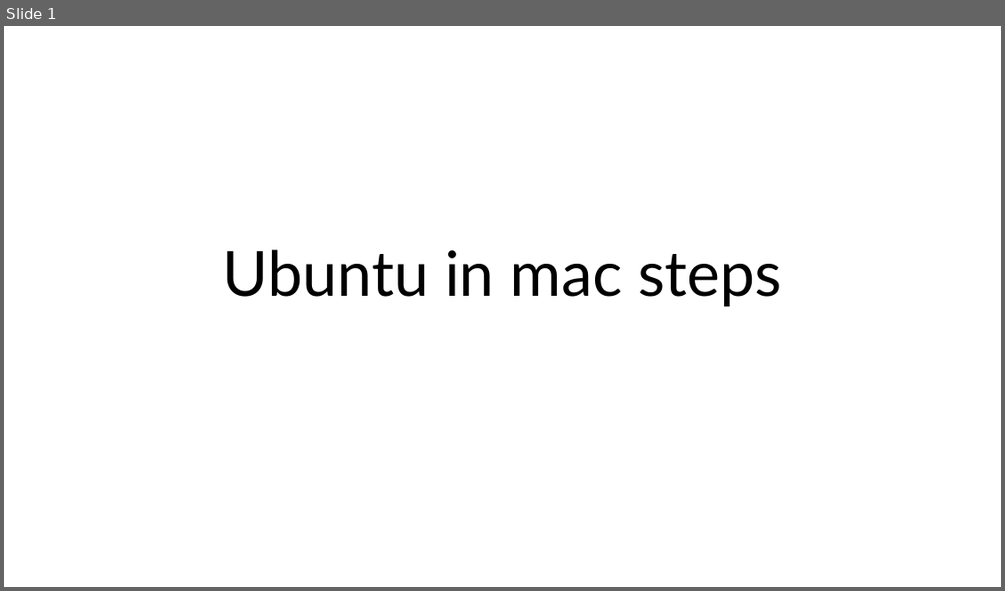
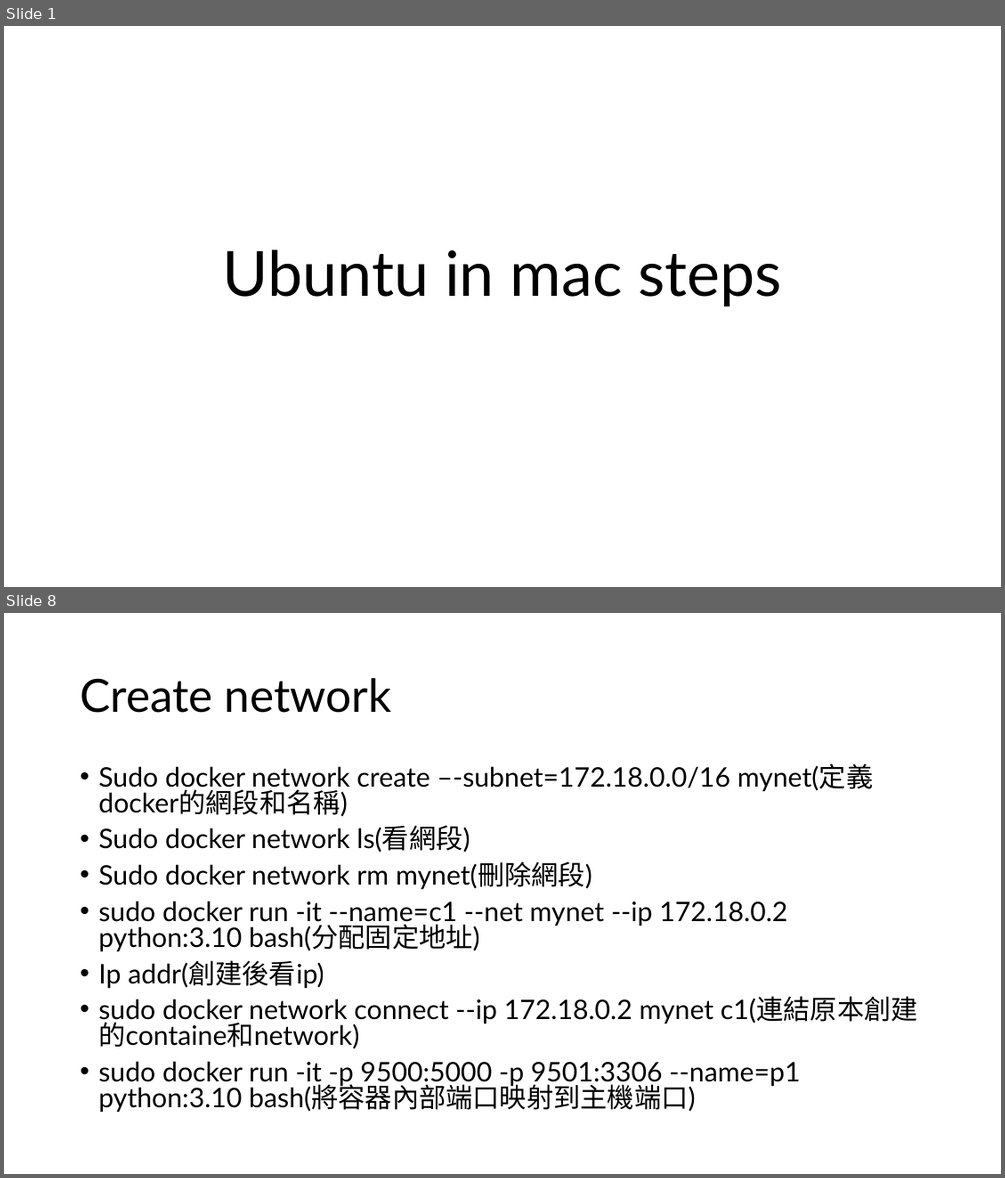
Before and after one commit to frankpeng1218/Python_learning, a slide deck: multipass_ubuntu_installation/ubuntu_installation.pptx. Shown one above the other, each under a label of ours: slide 1 before the commit, slides 1 and 8 after it; the slides between them are not shown. The pictures are 1005x591 and 1005x1178 pixels, drawn with LibreOffice and Linux fonts; fonts in the diff are those of the drawing. Boxes give left, top, right and bottom in pixels: in the first picture for what was removed or moved away, otherwise in the second. Text is boxed around its words. In the diff, an @@ line names an element or a change of style, - is before the commit and + after.

```diff
--- a/multipass_ubuntu_installation/ubuntu_installation.pptx
+++ b/multipass_ubuntu_installation/ubuntu_installation.pptx
@@ slide 8 added at (x1=4, y1=613, x2=1001, y2=1174), background #FFFFFF @@
@@ title added at (x1=80, y1=678, x2=392, y2=713), 44 pt, text #000000 @@
+Create network
@@ text added at (x1=98, y1=763, x2=918, y2=1112), 25.9 pt, text #000000 @@
+• Sudo docker network create –-subnet=172.18.0.0/16 mynet(定義docker的網段和名稱)
+• Sudo docker network ls(看網段)
+• Sudo docker network rm mynet(刪除網段)
+• sudo docker run -it --name=c1 --net mynet --ip 172.18.0.2 python:3.10 bash(分配固定地址)
+• Ip addr(創建後看ip)
+• sudo docker network connect --ip 172.18.0.2 mynet c1(連結原本創建的containe和network)
+• sudo docker run -it -p 9500:5000 -p 9501:3306 --name=p1 python:3.10 bash(將容器內部端口映射到主機端口)
```
Also in this commit, not shown: 2 slides changed, 14 other slides added, 17 other files.
